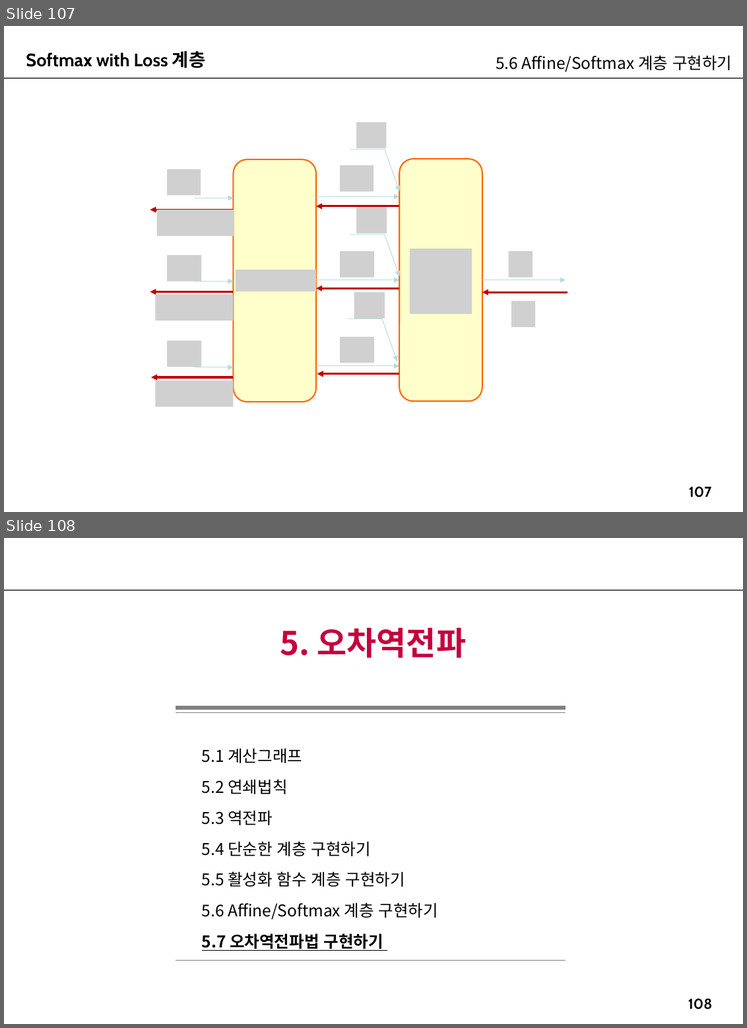
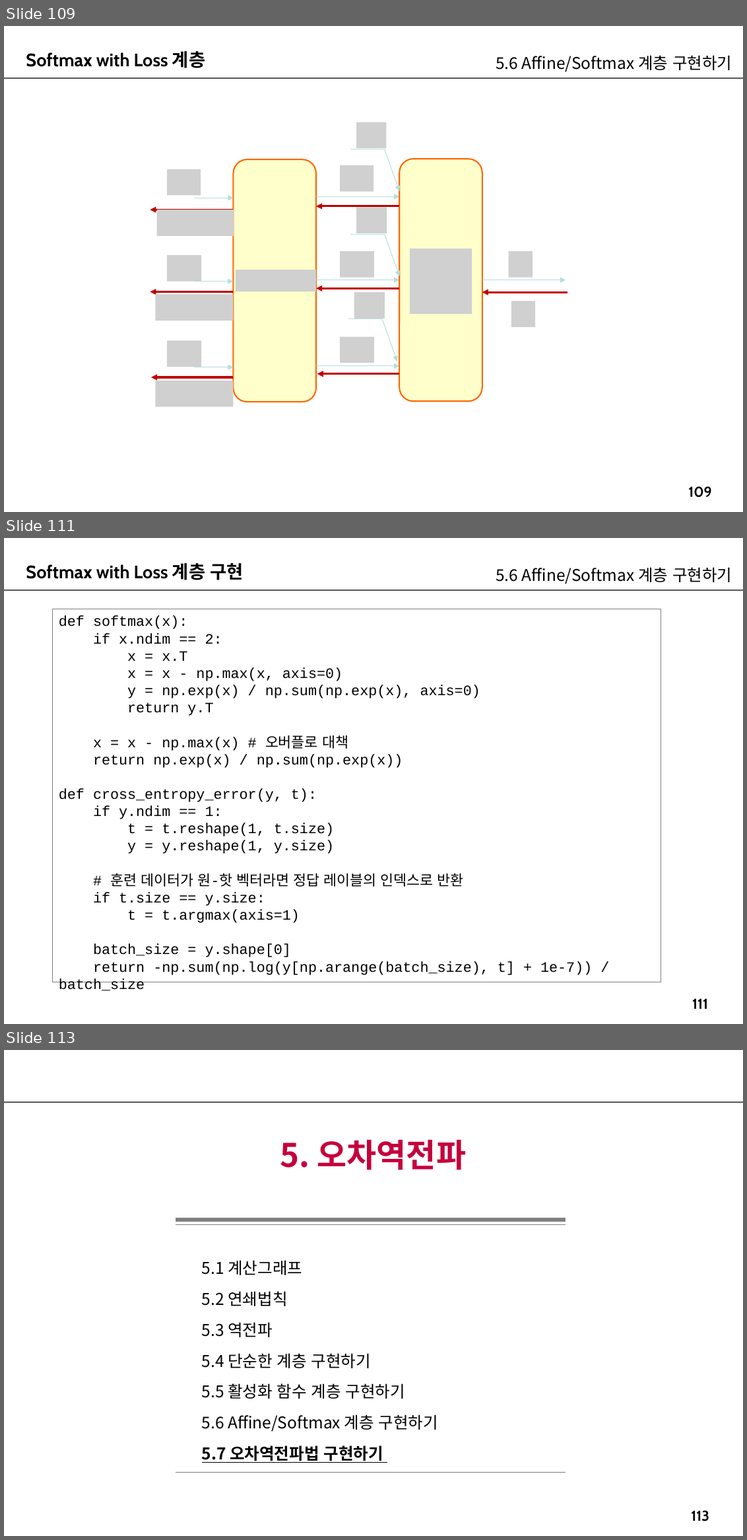
Before and after one commit to imguru-mooc/AI_Basic, a slide deck: 인공지능_2(판서).pptx. Shown one above the other, each under a label of ours: slides 107 and 108 before the commit, slides 109, 111 and 113 after it; the slides between them are not shown. The pictures are 747x1028 and 747x1540 pixels, drawn with LibreOffice and Linux fonts; fonts in the diff are those of the drawing; grey boxes stand for pictures. Boxes give left, top, right and bottom in pixels: in the first picture for what was removed or moved away, otherwise in the second. Text is boxed around its words. In the diff, an @@ line names an element or a change of style, - is before the commit and + after.

```diff
--- a/인공지능_2(판서).pptx
+++ b/인공지능_2(판서).pptx
@@ slide 111 added at box(4, 538, 743, 1024), background #FFFFFF; not listed: 2 template elements that a slide beside it also shows @@
@@ text added at box(26, 563, 244, 580), 20 pt, text #000000, bold @@
+Softmax with Loss 계층 구현
@@ text added at box(496, 567, 732, 584), 18 pt, text #000000 @@
+5.6 Affine/Softmax 계층 구현하기
@@ rectangle added at box(53, 609, 661, 982), outline #808080 0.75 pt, 16 pt, text #000000 @@
+def softmax(x):
+if x.ndim == 2:
+x = x.T
+x = x - np.max(x, axis=0)
+y = np.exp(x) / np.sum(np.exp(x), axis=0)
+return y.T
+x = x - np.max(x) # 오버플로 대책
+return np.exp(x) / np.sum(np.exp(x))
+def cross_entropy_error(y, t):
+if y.ndim == 1:
+t = t.reshape(1, t.size)
+y = y.reshape(1, y.size)
+# 훈련 데이터가 원-핫 벡터라면 정답 레이블의 인덱스로 반환
+if t.size == y.size:
+t = t.argmax(axis=1)
+batch_size = y.shape[0]
+return -np.sum(np.log(y[np.arange(batch_size), t] + 1e-7)) / batch_size
@@ what was slide 107 is now slide 109 @@
@@ page number at box(688, 486, 712, 497): text changed @@
-107
+109
@@ what was slide 108 is now slide 113 @@
@@ page number at box(691, 1510, 710, 1521): text changed @@
-108
+113
```
Also in this commit, not shown: 5 slides changed, 41 other slides added.
